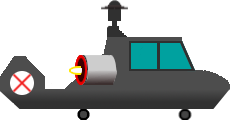
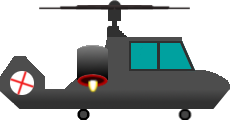
Two versions of the same layered image (w=230, h=120). Layer-by-layer changes:
added group "Propeller" with 6 layers above "Tail" over [39, 5, 190, 10]
renamed "Propeller_4" to "Propeller_6", moved it into group "Propeller" over [101, 5, 128, 10]
renamed "Propeller_3" to "Propeller_5", showed it, moved it into group "Propeller" over [76, 5, 153, 10]
added layer "Propeller_4" in group "Propeller" over [60, 5, 169, 10]
renamed "Propeller_2" to "Propeller_3", showed it, moved it into group "Propeller" over [39, 5, 190, 10]
added group "Tail" with 3 layers above "Booster" over [9, 70, 35, 96]
hid "tail_1", moved it into group "Tail" over [12, 73, 32, 93]
showed "tail_2", moved it into group "Tail", painted on it over [9, 70, 35, 96]
added group "Booster" with 8 layers above "kopter" over [77, 45, 108, 93]
added layer "Thruster_2" in group "Booster" over [88, 80, 98, 93]
added layer "core" in group "Booster" over [77, 74, 108, 88]
added group "Booster_cilinder #1" with 3 layers in group "Booster" over [77, 45, 108, 80]
renamed "Layer" to "Booster_cilinder_down", moved it into group "Booster_cilinder #1", painted on it over [69, 45, 117, 85]
